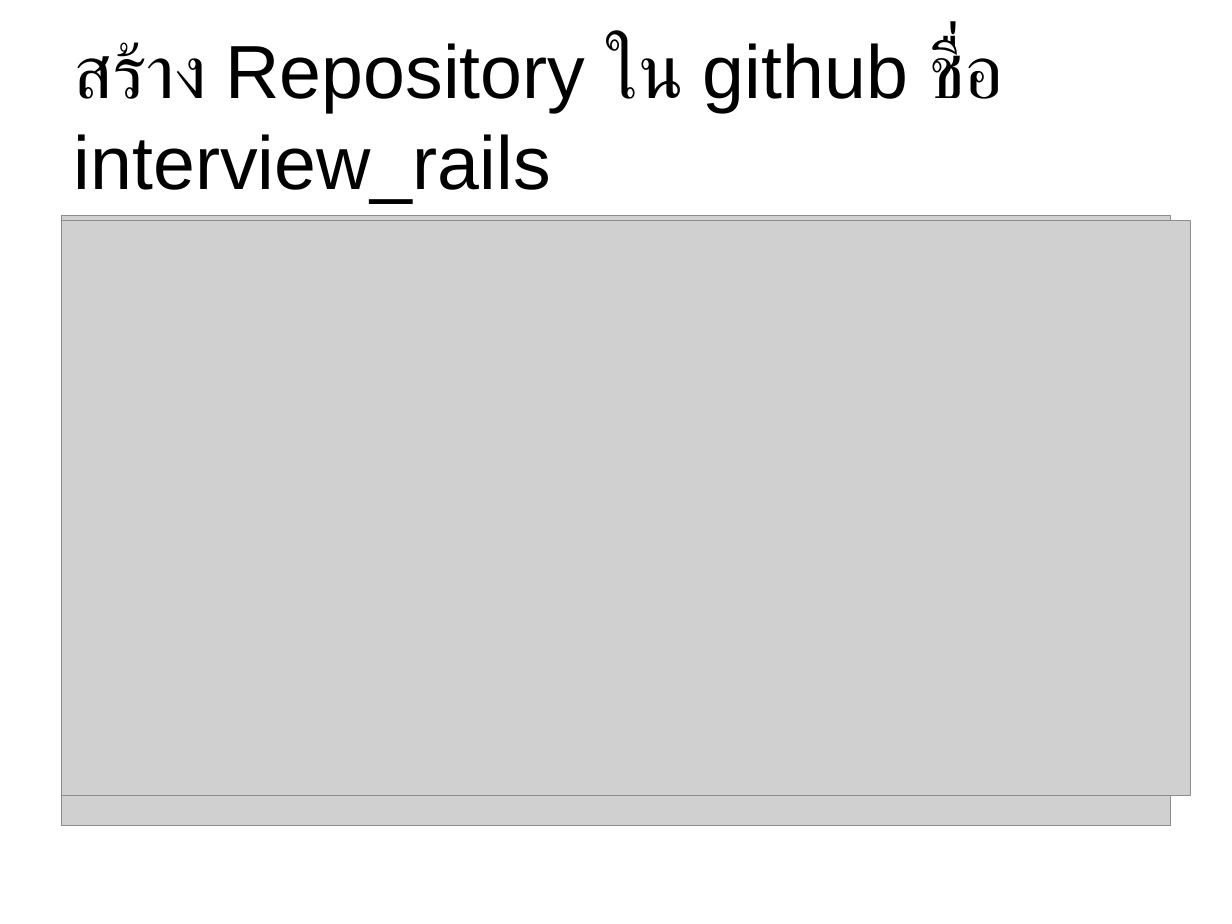
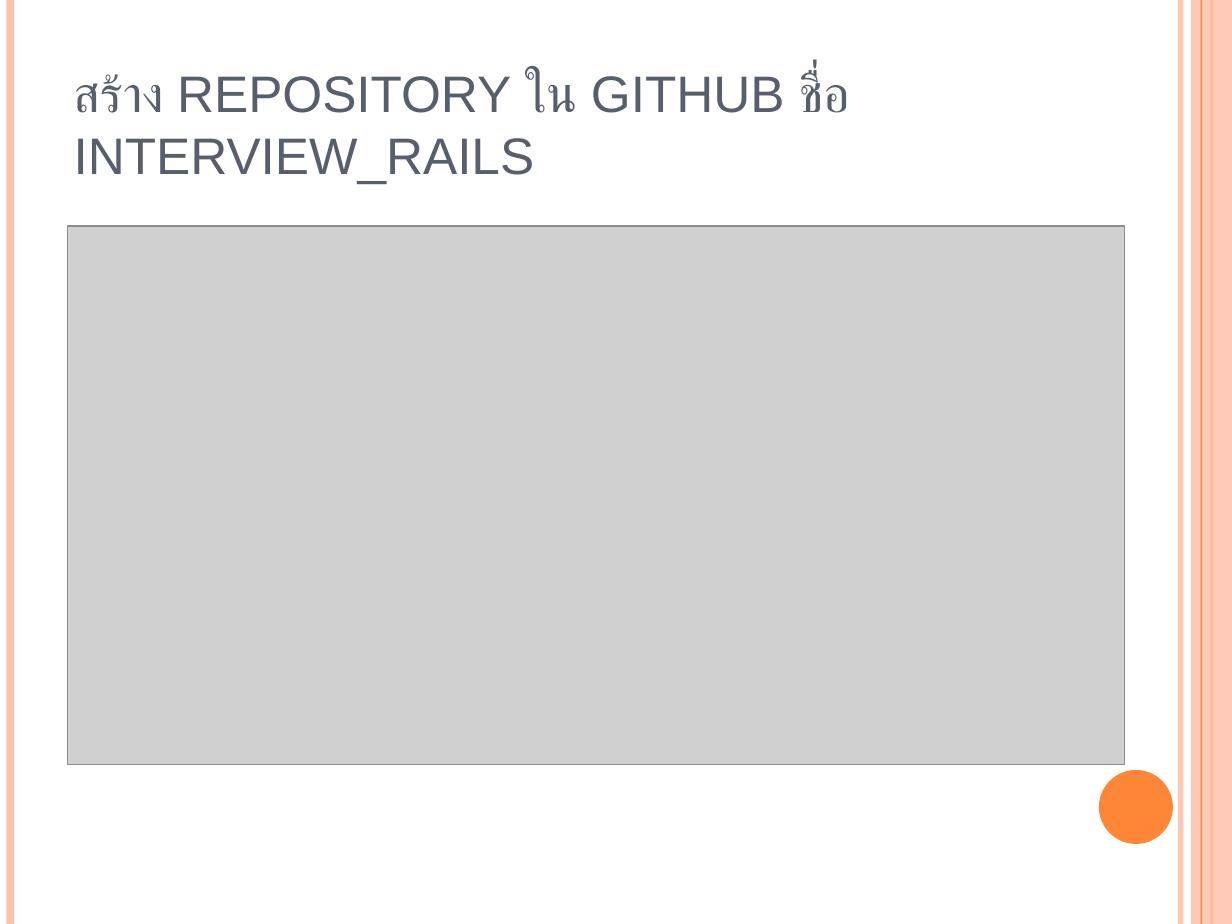
Before and after one commit to Mittapap/interview_rails, a slide deck: slide 6 of presentation.ppt. Drawn at 1232x924 pixels with LibreOffice and Linux fonts; fonts in the diff are those of the drawing; grey boxes stand for pictures. Boxes give left, top, right and bottom in pixels: in the first picture for what was removed or moved away, otherwise in the second. Text is boxed around its words. In the diff, an @@ line names an element or a change of style, - is before the commit and + after.

```diff
--- a/presentation.ppt
+++ b/presentation.ppt
@@ line added from (10, 0) to (10, 924), #FEC3AE 4.51 pt @@
@@ line added from (1180, 0) to (1180, 924), #FEC3AE 3 pt @@
@@ rectangle added at bbox=[1191, 0, 1232, 924], fill #FEC3AE at 87% opacity @@
@@ line added from (1201, 0) to (1201, 924), #FE8637 0.74 pt @@
@@ line added from (1211, 0) to (1211, 924), #FE8637 1.5 pt @@
@@ title "สร้าง REPOSITORY ใน GITHUB ชื่อ ..." at bbox=[74, 73, 850, 184]: vertical alignment middle to bottom @@
@@ title at bbox=[74, 73, 850, 184]: text changed; size 44 to 30 pt; text colour #000000 to #575F6D @@
-สร้าง Repository ใน github ชื่อ interview_rails
+สร้าง REPOSITORY ใน GITHUB ชื่อ INTERVIEW_RAILS
@@ picture removed at bbox=[62, 216, 1170, 825] @@
@@ picture: place and size @@
-picture at bbox=[62, 221, 1191, 796]
+picture at bbox=[68, 225, 1125, 764]
@@ ellipse added at bbox=[1099, 770, 1173, 844], fill #FE8637 @@
```
Also in this commit, not shown: 13 other slides changed, 5 slides added, 1 slide removed.
